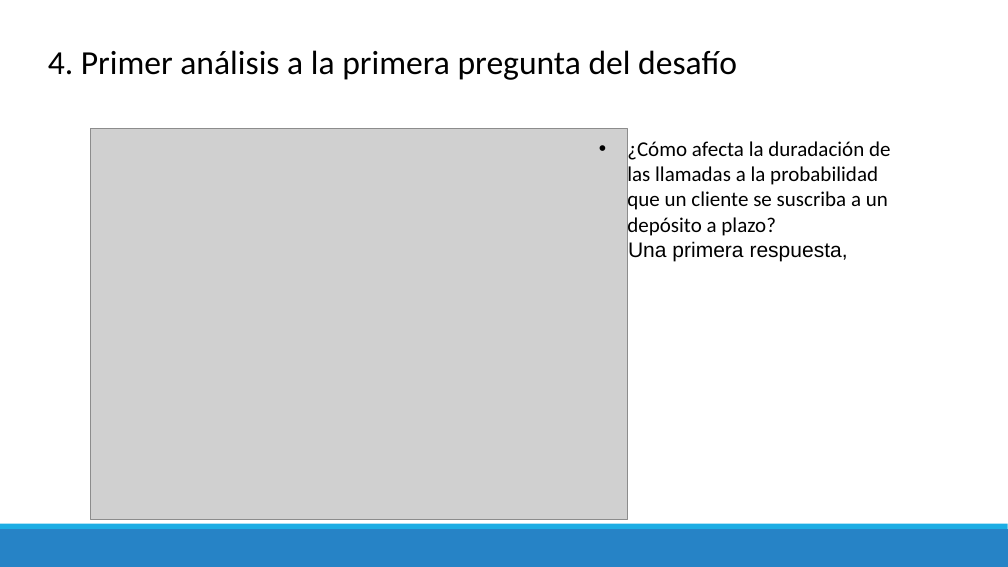
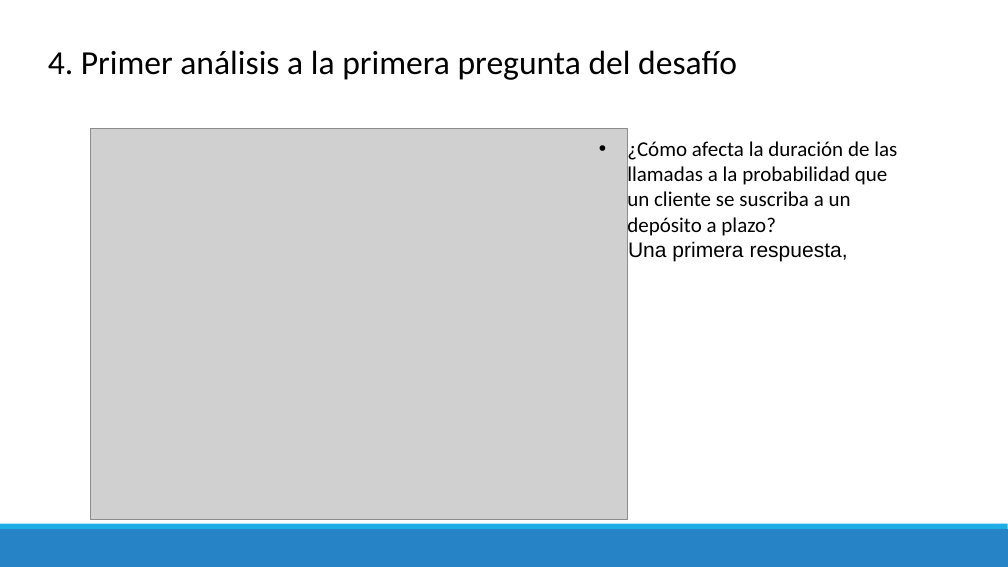
Before and after one commit to MarinaTorba/PersonalDataProrjects, a slide deck: slide 7 of Equip_B/results/Marketing/20241012_Borrador_desafiament_1_Marketing.pptx. Drawn at 1008x567 pixels with LibreOffice and Linux fonts; fonts in the diff are those of the drawing; grey boxes stand for pictures. Boxes give left, top, right and bottom in pixels: in the first picture for what was removed or moved away, otherwise in the second. Text is boxed around its words. In the diff, an @@ line names an element or a change of style, - is before the commit and + after.

```diff
--- a/Equip_B/results/Marketing/20241012_Borrador_desafiament_1_Marketing.pptx
+++ b/Equip_B/results/Marketing/20241012_Borrador_desafiament_1_Marketing.pptx
@@ text at <box>627,138,897,238</box>: text changed @@
-• ¿Cómo afecta la duradación de las llamadas a la probabilidad que un cliente se suscriba a un depósito a plazo?
+• ¿Cómo afecta la duración de las llamadas a la probabilidad que un cliente se suscriba a un depósito a plazo?
```
Also in this commit, not shown: 2 other slides changed, 1 other file.
